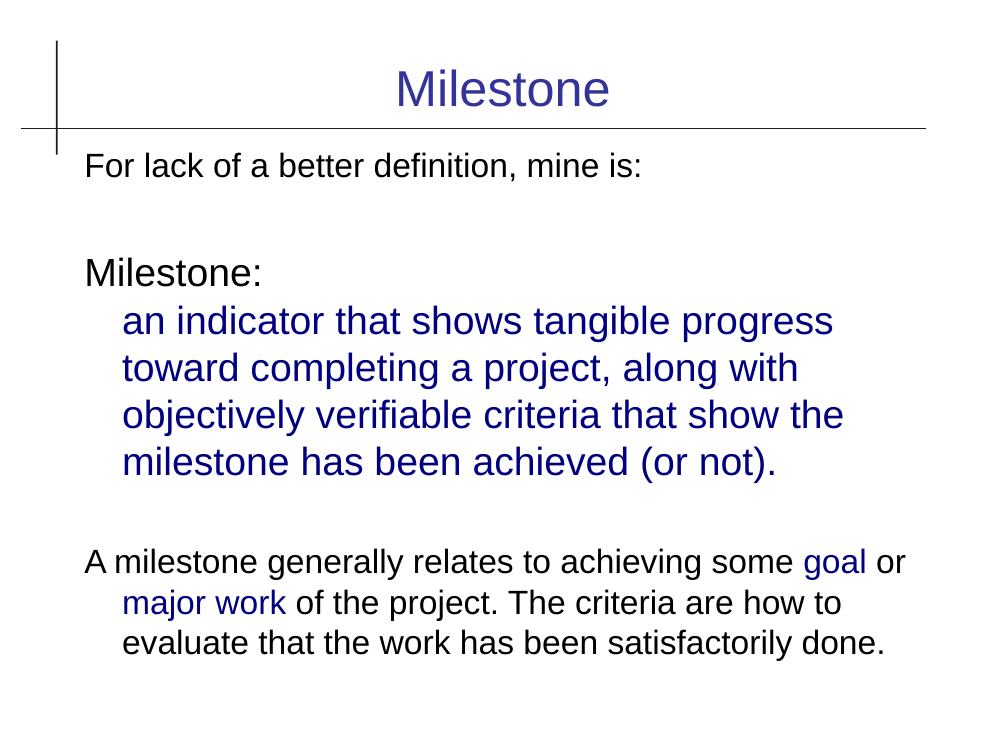
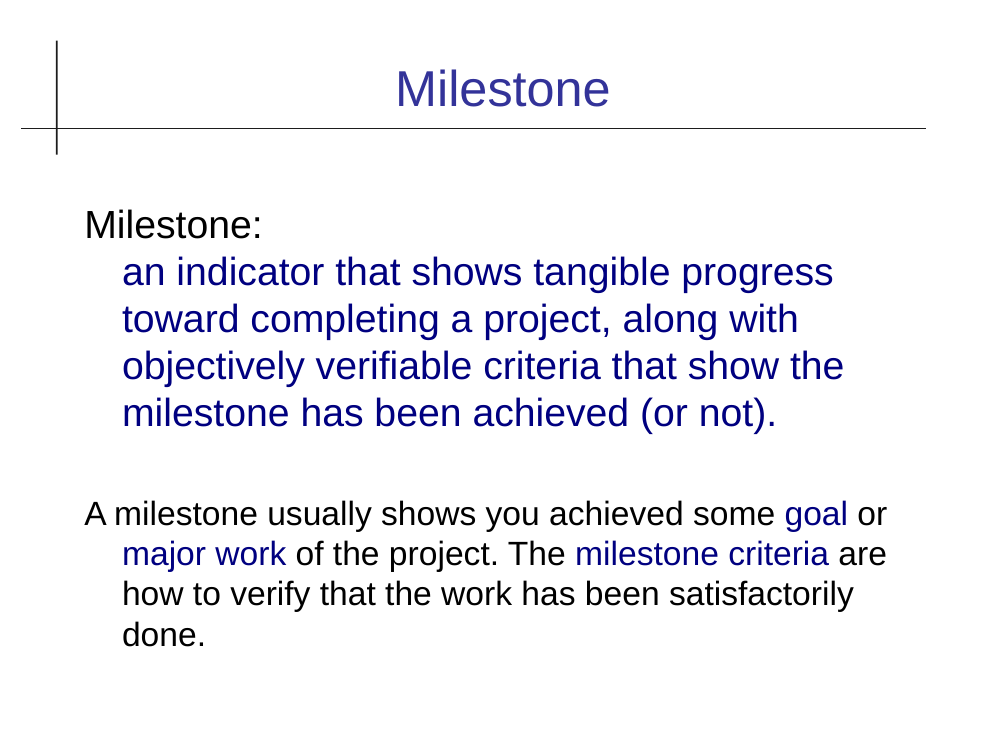
Before and after one commit to cpske/ISP, a slide deck: slide 6 of assignment/project/Iteration1.odp. Drawn at 1008x756 pixels with LibreOffice and Linux fonts; fonts in the diff are those of the drawing. Boxes give left, top, right and bottom in pixels: in the first picture for what was removed or moved away, otherwise in the second. Text is boxed around its words. In the diff, an @@ line names an element or a change of style, - is before the commit and + after.

Commit message:
updates on project deliverables

```diff
--- a/assignment/project/Iteration1.odp
+++ b/assignment/project/Iteration1.odp
@@ text at (x1=84, y1=152, x2=643, y2=182): paragraph removed @@
-For lack of a better definition, mine is:
@@ text at (x1=84, y1=500, x2=887, y2=647): text changed @@
-A milestone generally relates to achieving some goal or major work of the project. The criteria are how to evaluate that the work has been satisfactorily done.
+A milestone usually shows you achieved some goal or major work of the project. The milestone criteria are how to verify that the work has been satisfactorily done.
```
Also in this commit, not shown: 9 other slides changed, 4 slides added, 3 slides removed, 6 other files.
